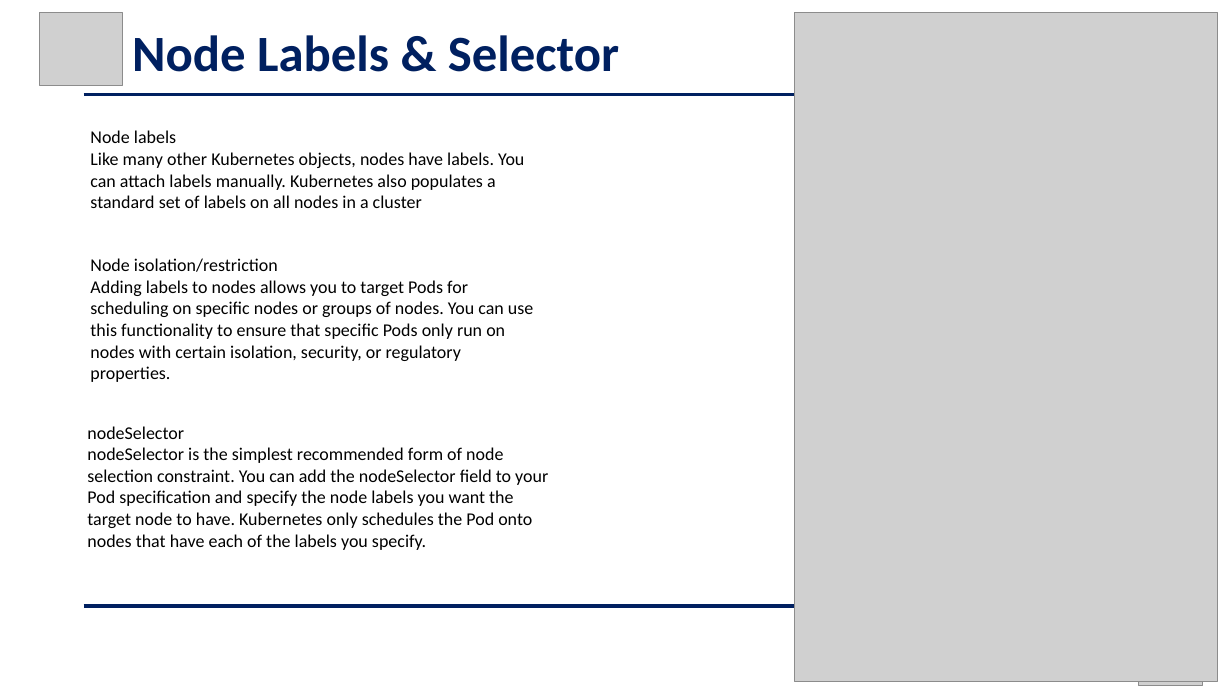
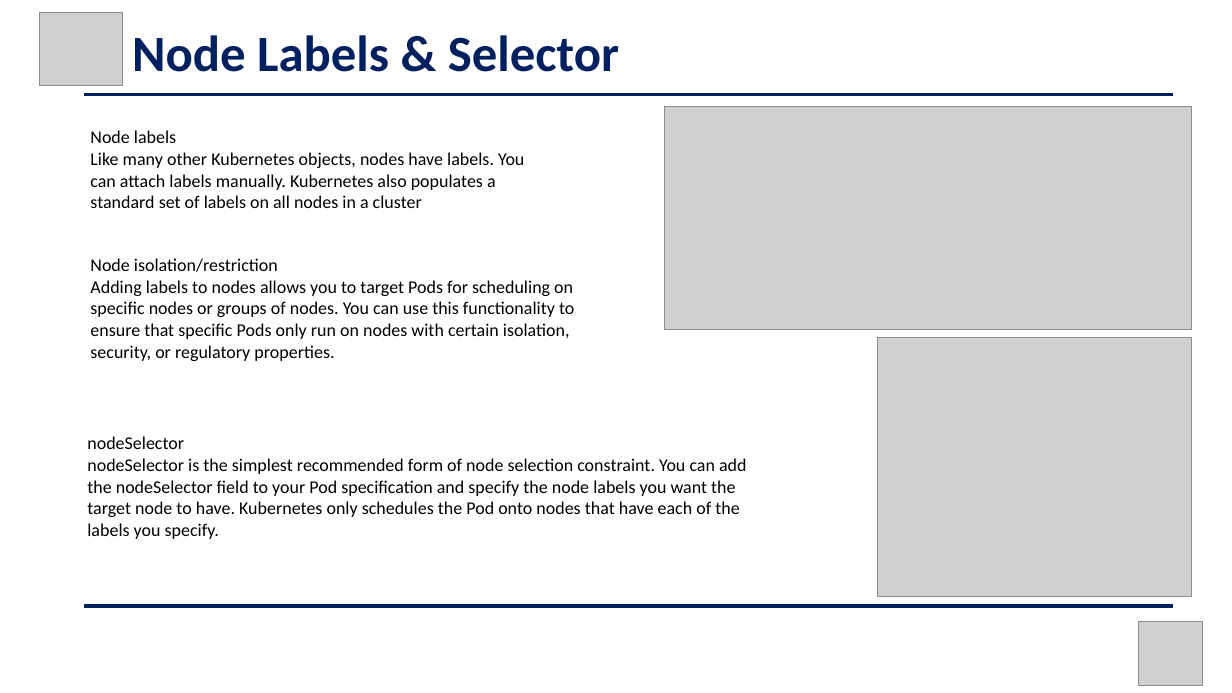
Before and after one commit to phanindravedula/Contents, a slide deck: slide 22 of On-Premise/Kubernetes.pptx. Drawn at 1232x693 pixels with LibreOffice and Linux fonts; fonts in the diff are those of the drawing; grey boxes stand for pictures. Boxes give left, top, right and bottom in pixels: in the first picture for what was removed or moved away, otherwise in the second. Text is boxed around its words. In the diff, an @@ line names an element or a change of style, - is before the commit and + after.

Commit message:
kubernetes updated

```diff
--- a/On-Premise/Kubernetes.pptx
+++ b/On-Premise/Kubernetes.pptx
@@ picture removed at (x1=794, y1=13, x2=1217, y2=682) @@
@@ picture added at (x1=665, y1=106, x2=1191, y2=330) @@
@@ text "Node isolation/restriction" rewrapped from (x1=90, y1=258, x2=533, y2=382) to (x1=90, y1=258, x2=574, y2=361) @@
@@ picture added at (x1=878, y1=338, x2=1192, y2=597) @@
@@ text "nodeSelector" rewrapped from (x1=87, y1=426, x2=548, y2=550) to (x1=87, y1=436, x2=747, y2=539) @@
```
Also in this commit, not shown: 2 other slides changed, 2 other files.
